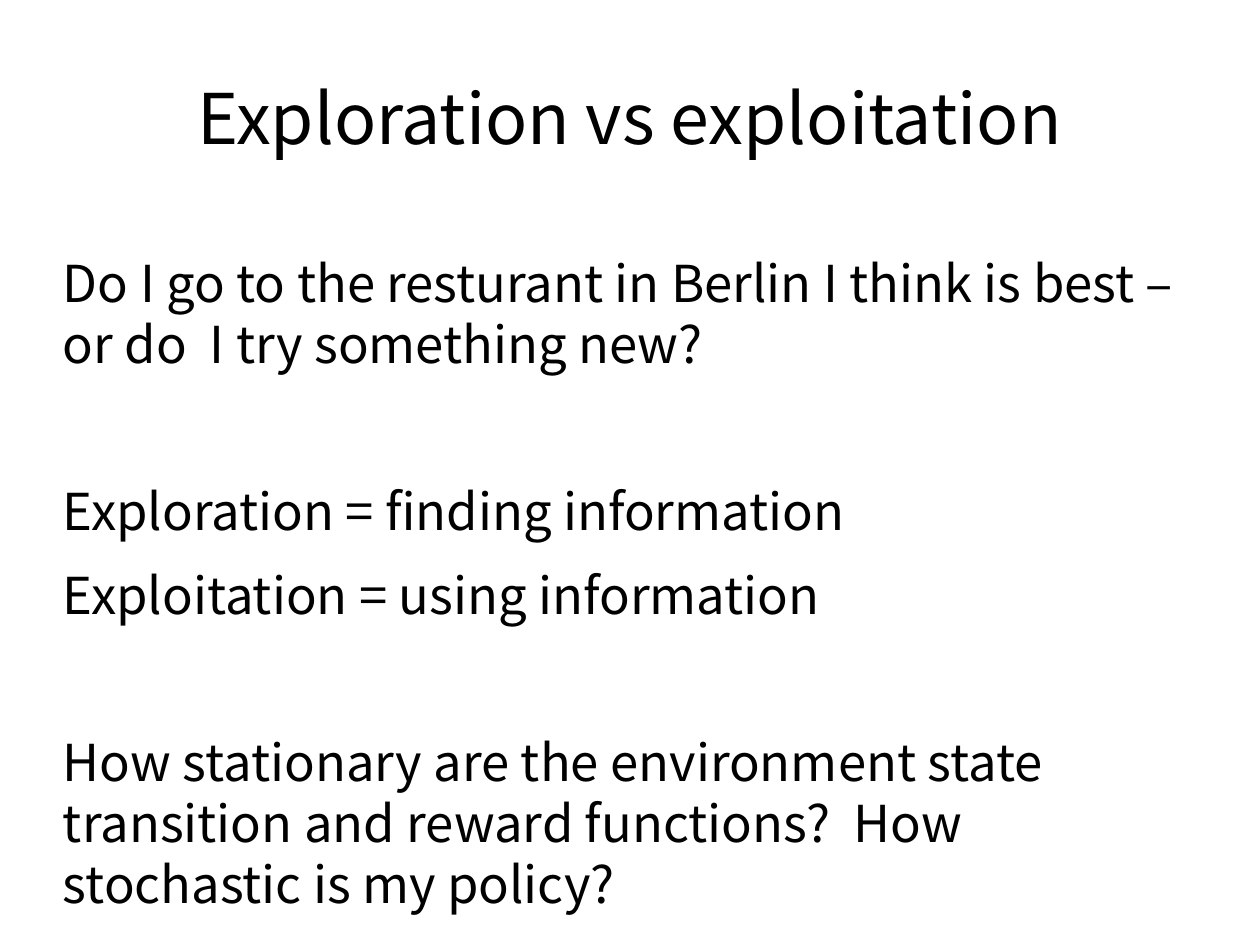
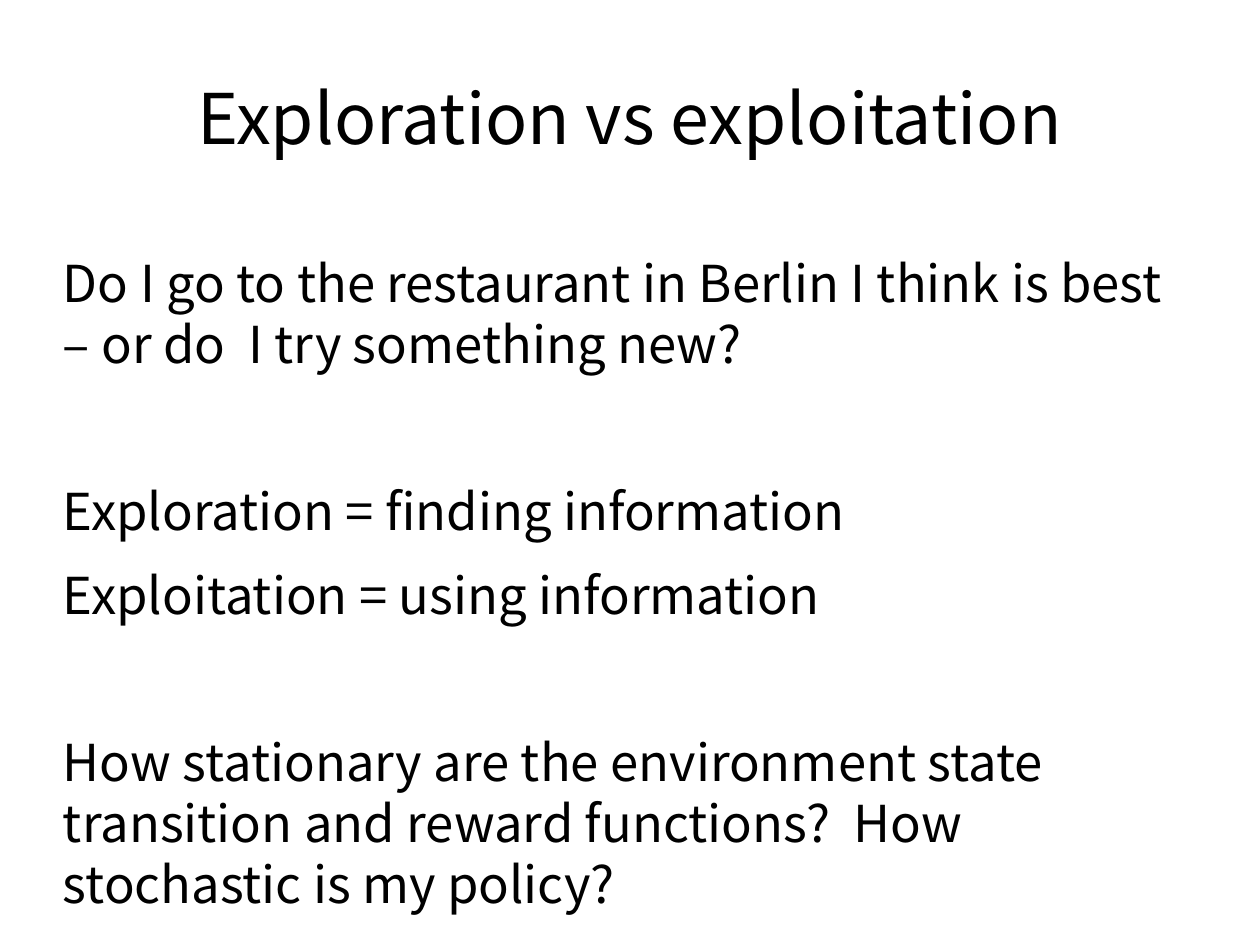
Before and after one commit to ADGEfficiency/dsr-rl, a slide deck: slide 22 of RL_course_v2_DRAFT.pptx. Drawn at 1260x945 pixels with LibreOffice and Linux fonts; fonts in the diff are those of the drawing. Boxes give left, top, right and bottom in pixels: in the first picture for what was removed or moved away, otherwise in the second. Text is boxed around its words. In the diff, an @@ line names an element or a change of style, - is before the commit and + after.

```diff
--- a/RL_course_v2_DRAFT.pptx
+++ b/RL_course_v2_DRAFT.pptx
@@ text at [63, 261, 1161, 376]: text changed @@
-Do I go to the resturant in Berlin I think is best – or do I try something new?
+Do I go to the restaurant in Berlin I think is best – or do I try something new?
```
Also in this commit, not shown: 11 other slides changed, 60 slides added, 1 slide removed, 2 other files.
